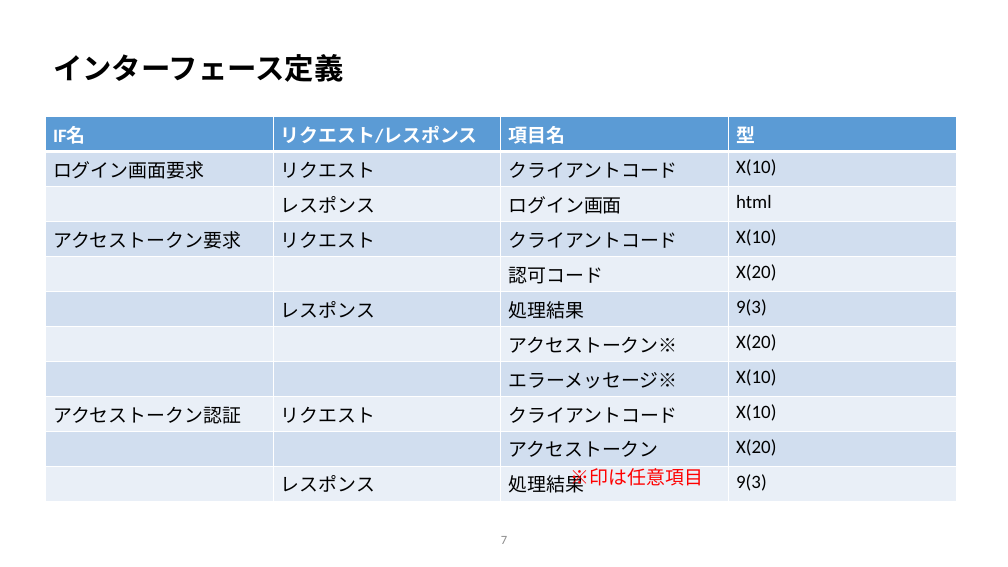
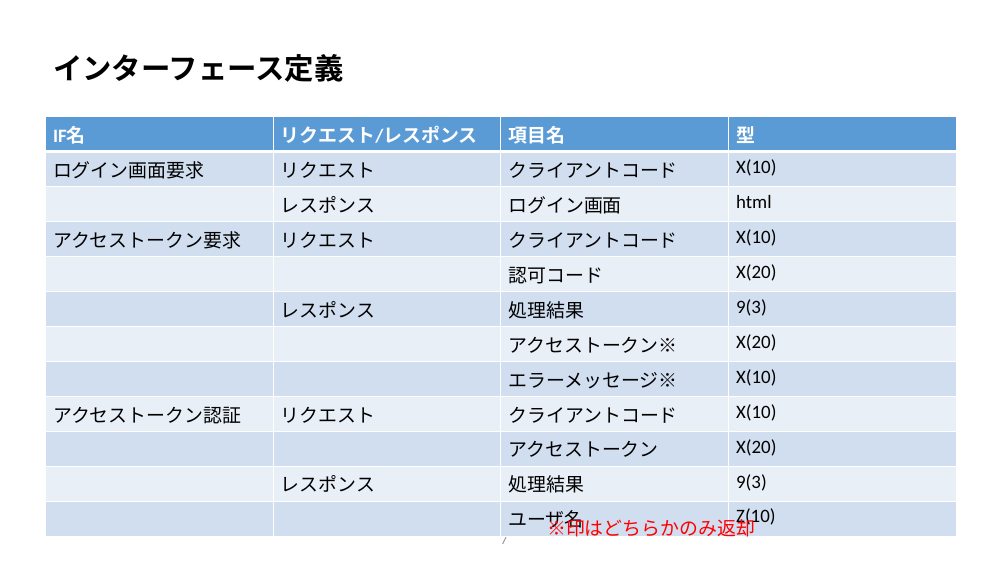
Before and after one commit to vsn23kamei/nanika, a slide deck: slide 7 of 00_要件定義/要件定義.pptx. Drawn at 1008x567 pixels with LibreOffice and Linux fonts; fonts in the diff are those of the drawing; background and template pictures are left out. Boxes give left, top, right and bottom in pixels: in the first picture for what was removed or moved away, otherwise in the second. Text is boxed around its words. In the diff, an @@ line names an element or a change of style, - is before the commit and + after.

```diff
--- a/00_要件定義/要件定義.pptx
+++ b/00_要件定義/要件定義.pptx
@@ table at [45, 117, 956, 536] @@
+row 12:  |  | ユーザ名 | Z(10)
@@ text at [547, 515, 755, 540]: text changed @@
-※印は任意項目
+※印はどちらかのみ返却
```
Also in this commit, not shown: 3 other slides changed, 4 other files.
